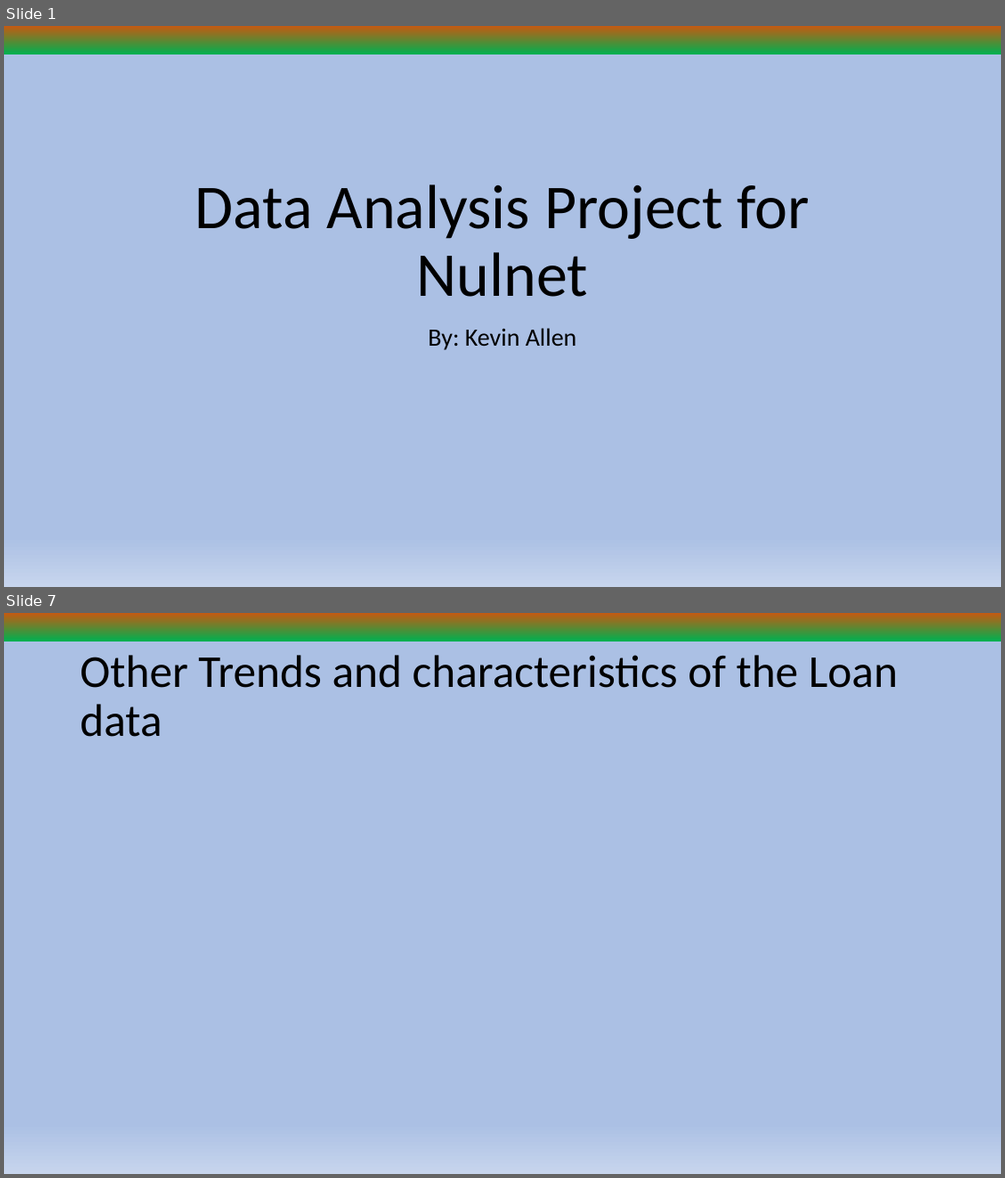
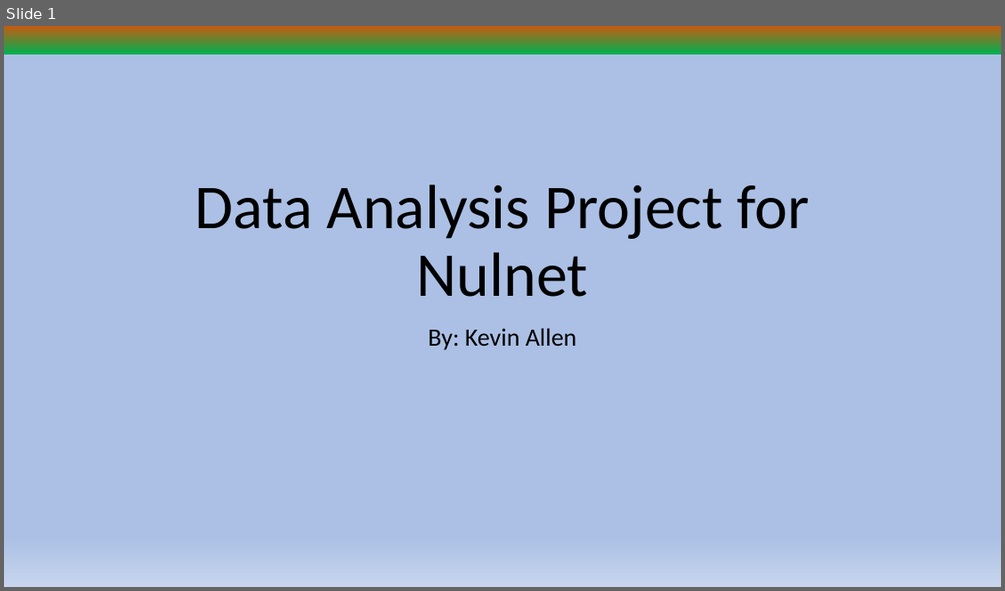
Before and after one commit to Kallen113/lending-data-analysis, a slide deck: Data Analysis Project for Nulnet March 2024.pptx. Shown one above the other, each under a label of ours: slides 1 and 7 before the commit, slide 1 after it; the slides between them are not shown. The pictures are 1005x1178 and 1005x591 pixels, drawn with LibreOffice and Linux fonts; fonts in the diff are those of the drawing. Boxes give left, top, right and bottom in pixels: in the first picture for what was removed or moved away, otherwise in the second. Text is boxed around its words. In the diff, an @@ line names an element or a change of style, - is before the commit and + after.

```diff
--- a/Data Analysis Project for Nulnet March 2024.pptx
+++ b/Data Analysis Project for Nulnet March 2024.pptx
@@ slide 7 removed at (4,613,1001,1174), background gradient #C55A11 to #00B050 to #ABC0E4 to #C7D5ED @@
@@ title removed at (80,655,898,737) @@
-Other Trends and characteristics of the Loan data
```
Also in this commit, not shown: 2 slides changed, 1 slide added, 4 other slides removed.
